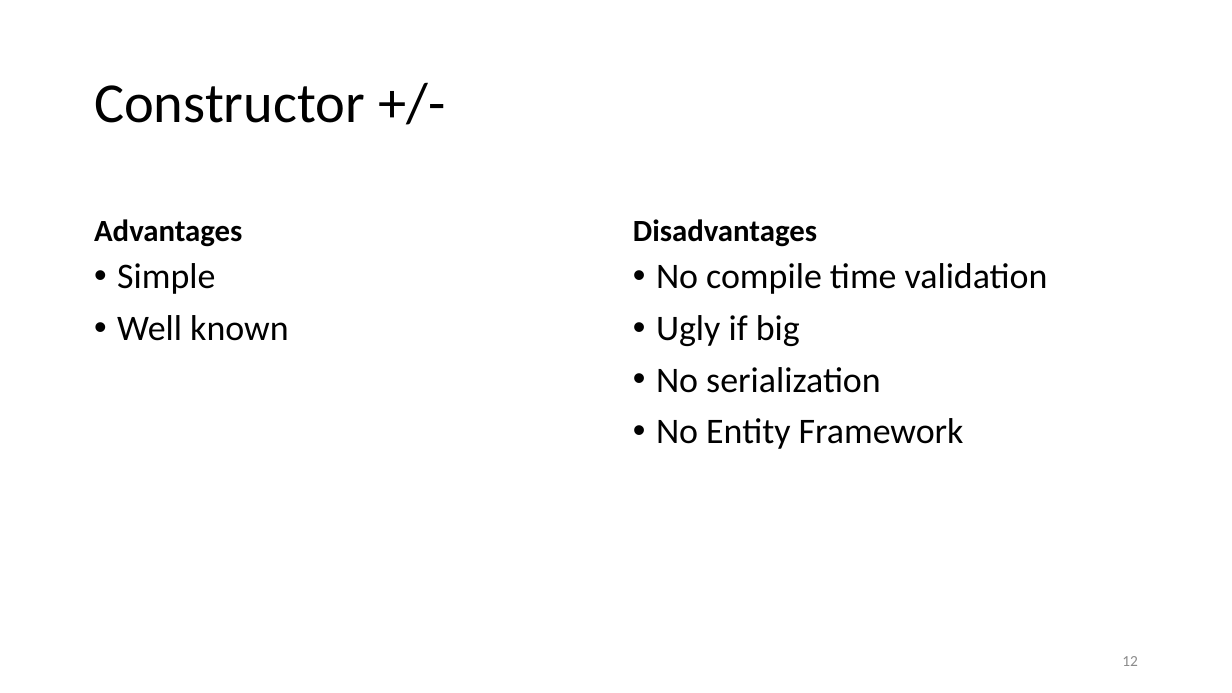
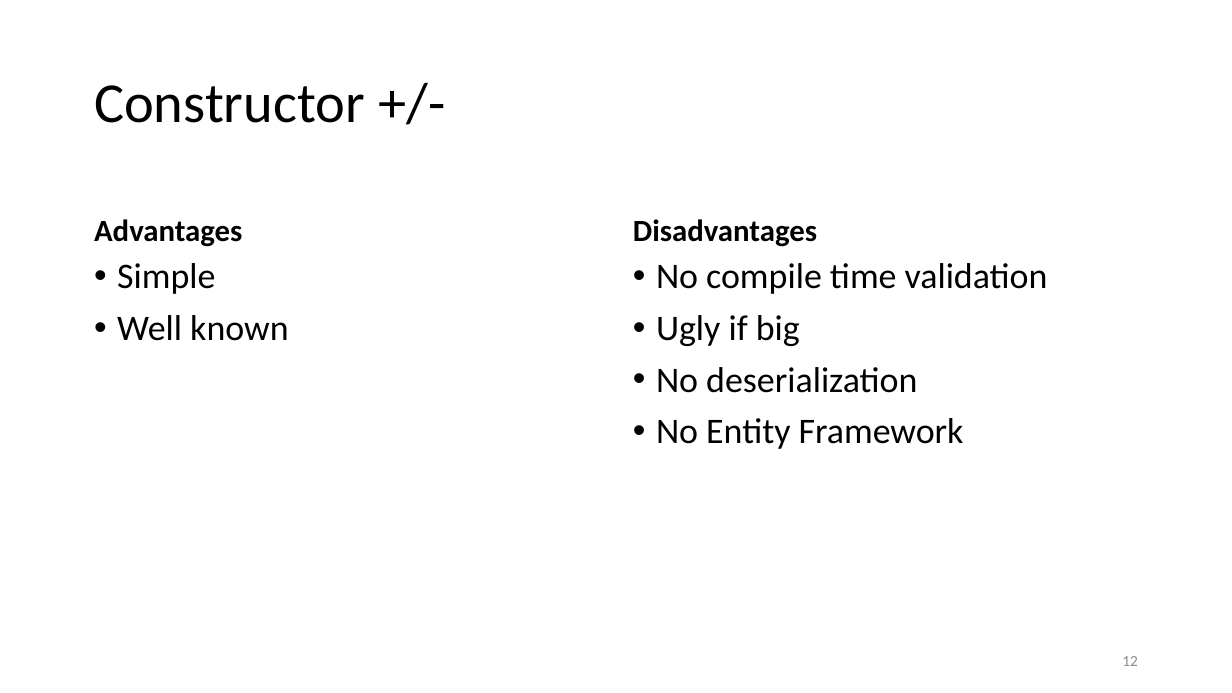
Before and after one commit to kugushev/presentations, a slide deck: slide 12 of Presentation.pptx. Drawn at 1232x693 pixels with LibreOffice and Linux fonts; fonts in the diff are those of the drawing. Boxes give left, top, right and bottom in pixels: in the first picture for what was removed or moved away, otherwise in the second. Text is boxed around its words. In the diff, an @@ line names an element or a change of style, - is before the commit and + after.

```diff
--- a/Presentation.pptx
+++ b/Presentation.pptx
@@ text at (656, 367, 917, 393): text changed @@
-• No serialization
+• No deserialization
```
Also in this commit, not shown: 3 other slides changed, 2 other files.
